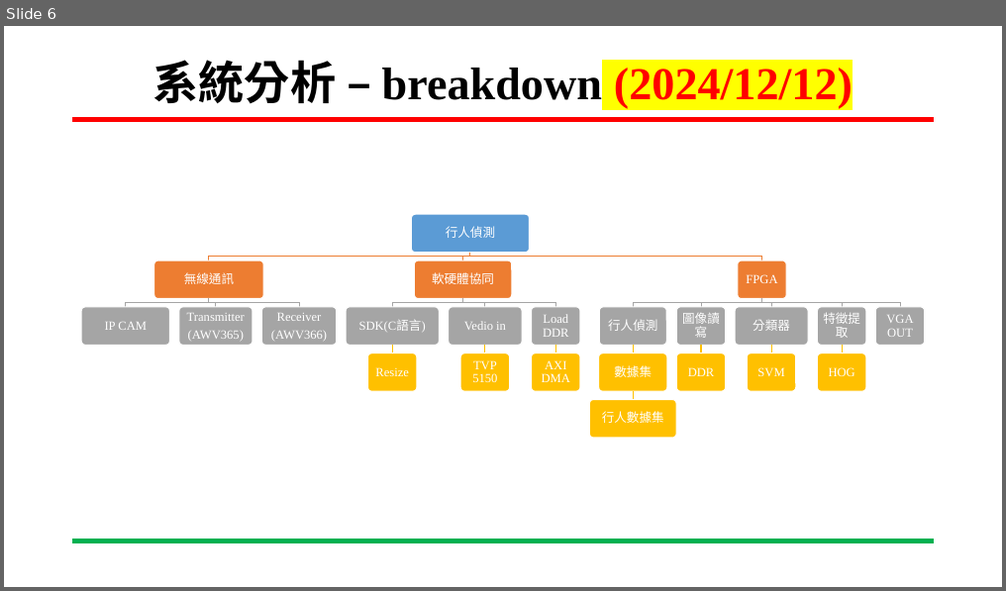
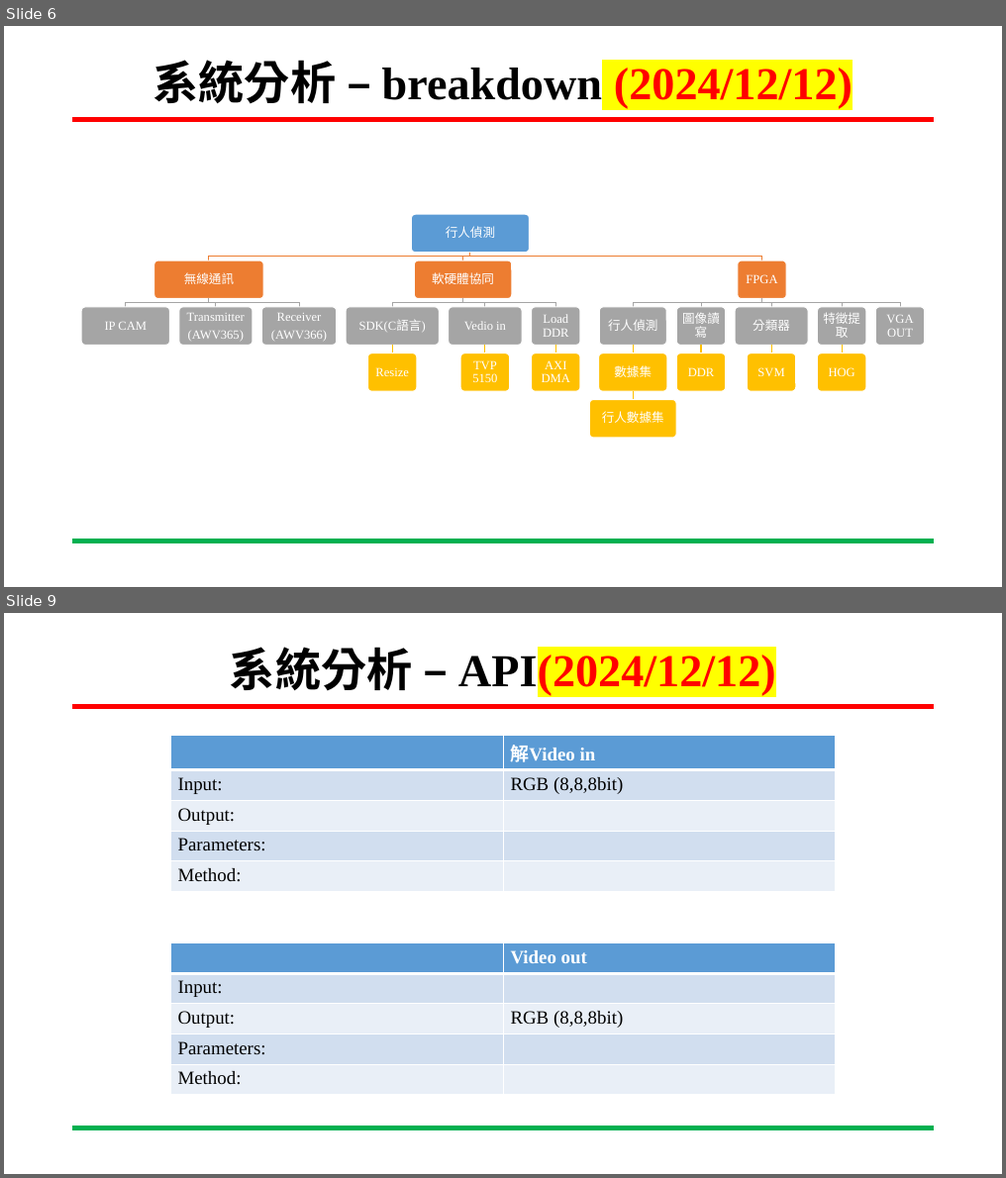
Before and after one commit to xup6tp6u4/pedestrian-detection, a slide deck: 嵌入式影像處理1212進度報告.pptx. Shown one above the other, each under a label of ours: slide 6 before the commit, slides 6 and 9 after it; the slides between them are not shown. The pictures are 1006x591 and 1006x1178 pixels, drawn with LibreOffice and Linux fonts; fonts in the diff are those of the drawing; background and template pictures are left out. Boxes give left, top, right and bottom in pixels: in the first picture for what was removed or moved away, otherwise in the second. Text is boxed around its words. In the diff, an @@ line names an element or a change of style, - is before the commit and + after.

```diff
--- a/嵌入式影像處理1212進度報告.pptx
+++ b/嵌入式影像處理1212進度報告.pptx
@@ slide 9 added at [4, 613, 1002, 1174], background #FFFFFF; not listed: 2 template elements that a slide beside it also shows @@
@@ title added at [230, 647, 776, 696], 44 pt, text #FF0000, bold @@
+系統分析 – API(2024/12/12)
@@ table added at [170, 736, 835, 888], 5 rows, 2 columns @@
+ | 解Video in
+Input: | RGB (8,8,8bit)
+Output: | 
+Parameters: | 
+Method: | 
@@ table added at [170, 943, 835, 1095], 5 rows, 2 columns @@
+ | Video out
+Input: | 
+Output: | RGB (8,8,8bit)
+Parameters: | 
+Method: | 
```
Also in this commit, not shown: 1 slide changed, 3 other slides added.
